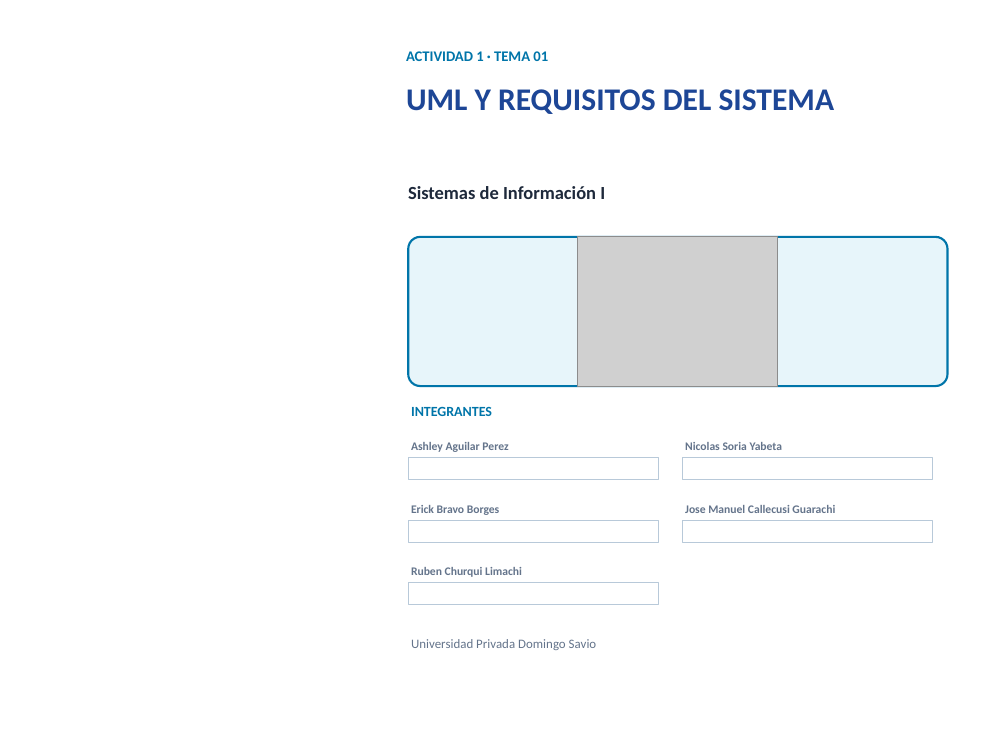
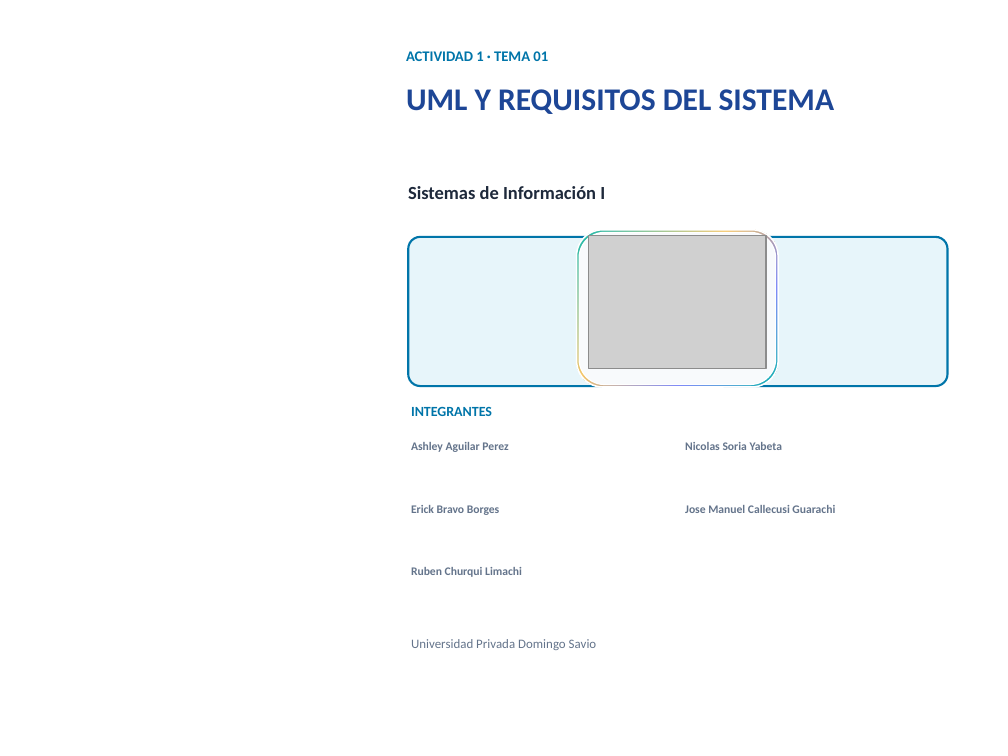
Before and after one commit to erickbravob/sistemas-informacion-i, a slide deck: slide 1 of materiales/actividad-1/tema-01-uml-requisitos-v23.pptx. Drawn at 1008x756 pixels with LibreOffice and Linux fonts; fonts in the diff are those of the drawing; grey boxes stand for pictures; background and template pictures are left out. Boxes give left, top, right and bottom in pixels: in the first picture for what was removed or moved away, otherwise in the second. Text is boxed around its words. In the diff, an @@ line names an element or a change of style, - is before the commit and + after.

```diff
--- a/materiales/actividad-1/tema-01-uml-requisitos-v23.pptx
+++ b/materiales/actividad-1/tema-01-uml-requisitos-v23.pptx
@@ rounded rectangle added at (577, 230, 778, 387), fill gradient #16B9B0 to #F5C66A to #6D7BF7, outline #FFFFFF 1.1 pt @@
@@ rounded rectangle added at (580, 233, 776, 385), fill #F8FAFC, outline #FFFFFF 0.8 pt @@
@@ picture: place and size @@
-picture at (578, 237, 777, 387)
+picture at (589, 236, 766, 369)
@@ rectangle removed at (408, 458, 658, 480) @@
@@ rectangle removed at (682, 458, 932, 480) @@
@@ rectangle removed at (408, 520, 658, 542) @@
@@ rectangle removed at (682, 520, 932, 542) @@
@@ rectangle removed at (408, 583, 658, 605) @@
```
Also in this commit, not shown: 7 other slides changed, 4 other files.
